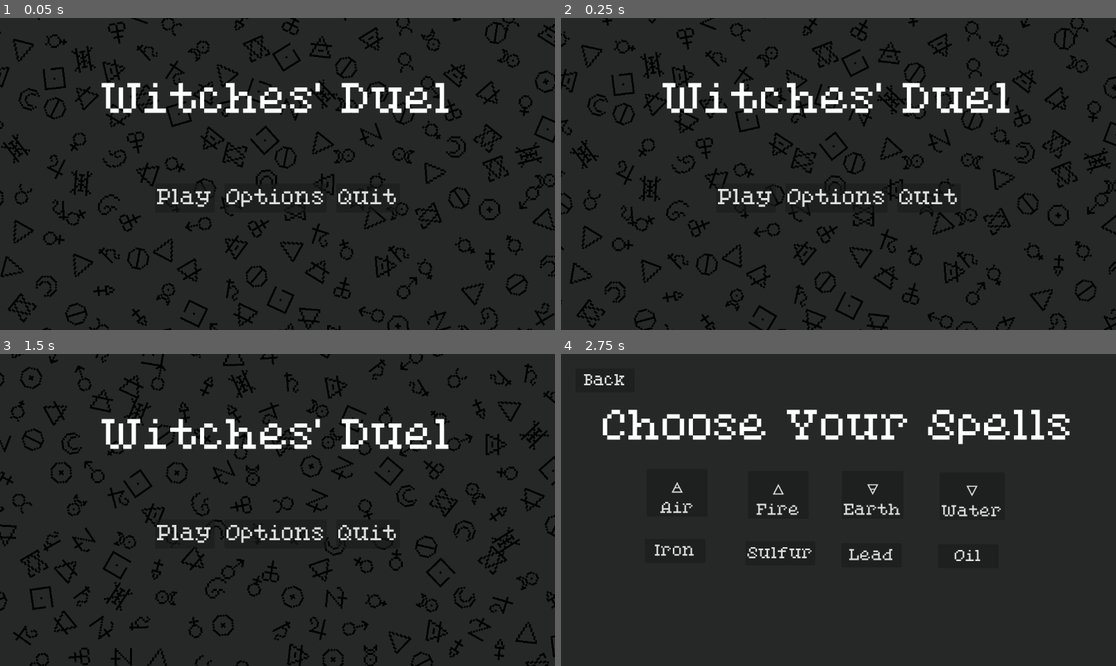
Above: before the commit, frames 1-4 (two rows, left to right).
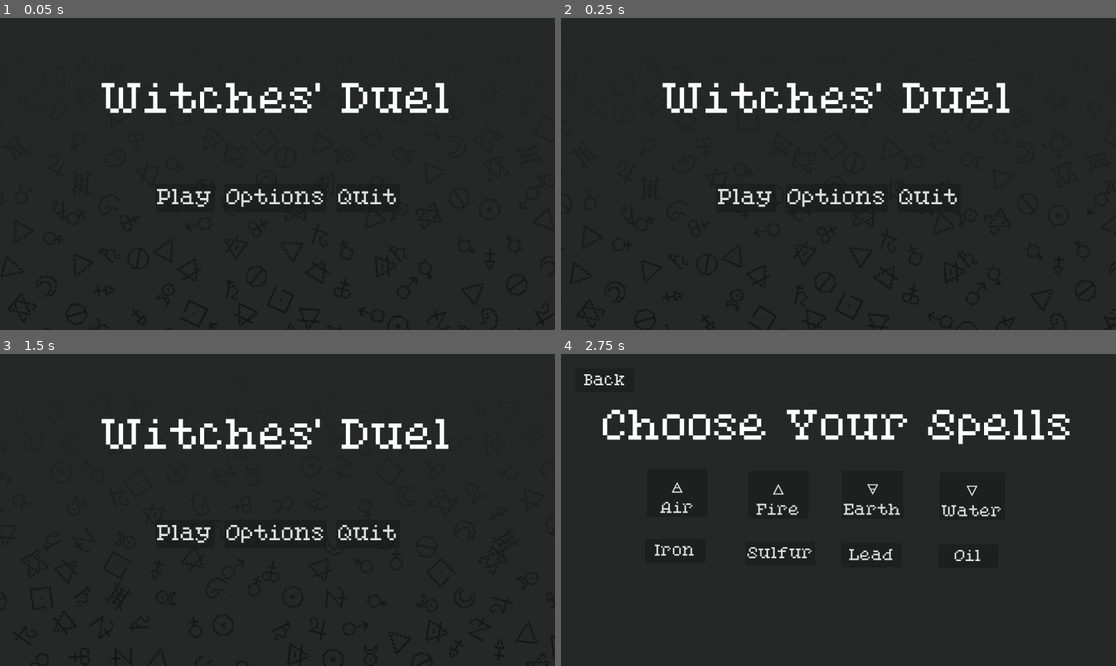
Above: after the commit, the same moments.

Repository: Andreabee0/Witches--Duel
Game: Godot game, scene res://scenes/main_menu.tscn
The game is run twice, just before and just after one commit, with the same random seed, the same clock (stepped at 60 frames per second) and the same inputs. This scene is started directly instead of the project's main scene.
Inputs:
- Up to frame 1 (0.05 s): no input
- Up to frame 2 (0.25 s): no input
- Up to frame 3 (1.5 s): click "Play" at 0.5 s; click "Back" at 1.25 s
- Up to frame 4 (2.75 s): click "Play" at 2 s

The runs differ from the first frame. In frame 1, 6.1% of the frame differs, in the area x 0-100%, y 0-85%; in frame 2, 6.1%; in frame 3, 5.8%; in frame 4, nothing differs.

Commit message:
Add gradient

Diff:
--- a/scenes/main_menu.tscn
+++ b/scenes/main_menu.tscn
@@ -1,7 +1,15 @@
-[gd_scene load_steps=3 format=3 uid="uid://gduetrgv0mlu"]
+[gd_scene load_steps=5 format=3 uid="uid://gduetrgv0mlu"]
 
 [ext_resource type="Script" path="res://src/menu/main.gd" id="1_x73ka"]
 [ext_resource type="Script" path="res://src/menu/background.gd" id="2_1kuuh"]
+
+[sub_resource type="Gradient" id="Gradient_0df4v"]
+interpolation_mode = 2
+colors = PackedColorArray(0.14902, 0.156863, 0.156863, 1, 0.14902, 0.156863, 0.156863, 0.576471)
+
+[sub_resource type="GradientTexture2D" id="GradientTexture2D_0jpn8"]
+gradient = SubResource("Gradient_0df4v")
+fill_to = Vector2(0, 1)
 
 [node name="MainMenu" type="Control"]
 layout_mode = 3
@@ -36,6 +44,15 @@
 [node name="TemplateSprite" type="Sprite2D" parent="BackgroundAnimation"]
 texture_filter = 1
 scale = Vector2(4, 4)
+
+[node name="FadeGradient" type="TextureRect" parent="."]
+layout_mode = 1
+anchors_preset = 15
+anchor_right = 1.0
+anchor_bottom = 1.0
+grow_horizontal = 2
+grow_vertical = 2
+texture = SubResource("GradientTexture2D_0jpn8")
 
 [node name="Title" type="Label" parent="."]
 layout_mode = 1
